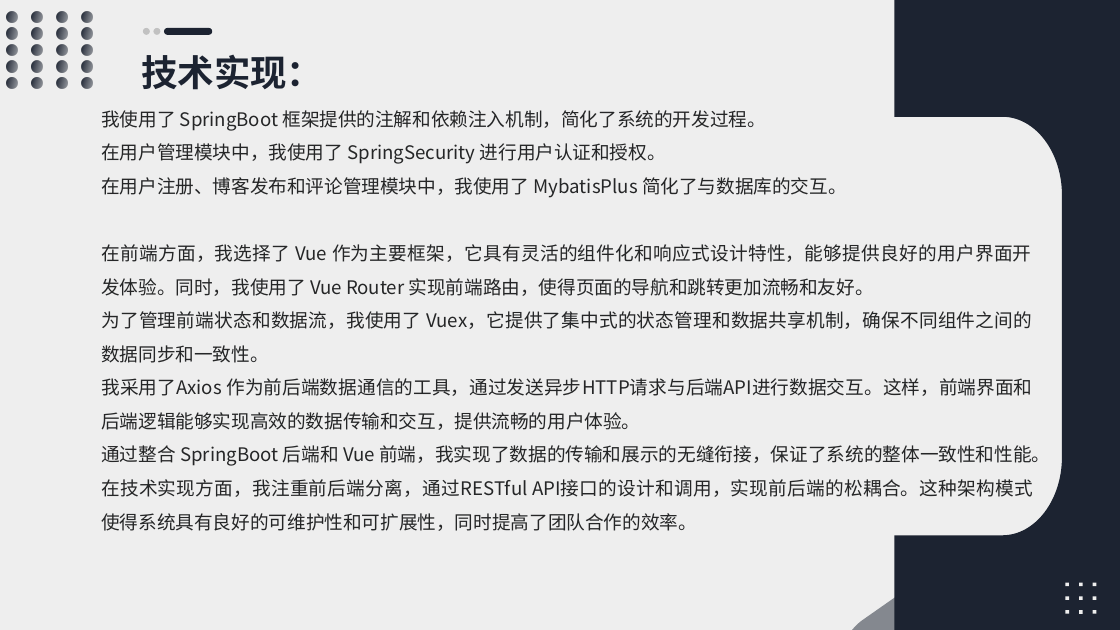
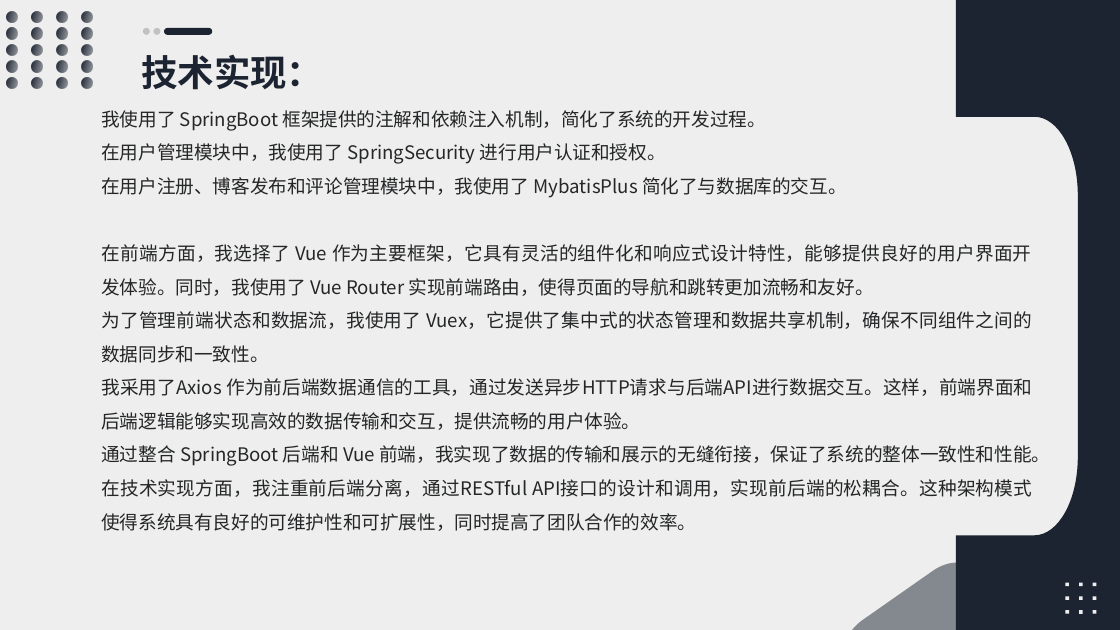
Before and after one commit to lxiuaunng/GraduatePaper, a slide deck: slide 13 of 答辩/答辩ppt.pptx. Drawn at 1120x630 pixels with LibreOffice and Linux fonts; fonts in the diff are those of the drawing. Boxes give left, top, right and bottom in pixels: in the first picture for what was removed or moved away, otherwise in the second. Text is boxed around its words. In the diff, an @@ line names an element or a change of style, - is before the commit and + after.

```diff
--- a/答辩/答辩ppt.pptx
+++ b/答辩/答辩ppt.pptx
@@ freeform shape resized from (x1=895, y1=0, x2=1120, y2=630) to (x1=956, y1=0, x2=1120, y2=630) @@
```
Also in this commit, not shown: 1 other slide changed, 7 other files.
